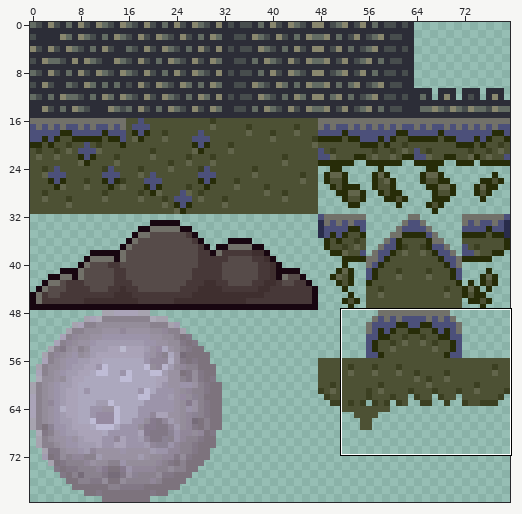
Sprite sheet: media/scene.png. The picture above shows the old version from afar; the outline marks the close-up.
Close-up. The starting point:
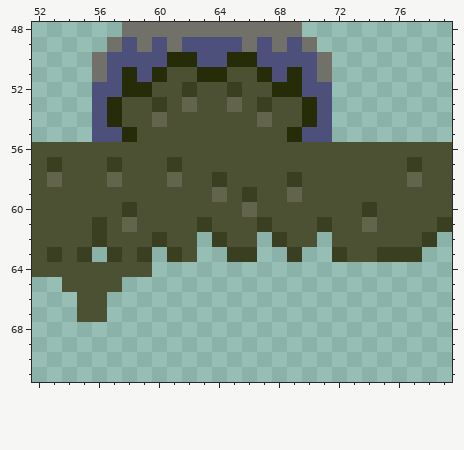
The file is 80x80 pixels. Colours within 5 levels of each other are drawn and written as one. Shown: x 52..79, y 48..71.
Once edited:
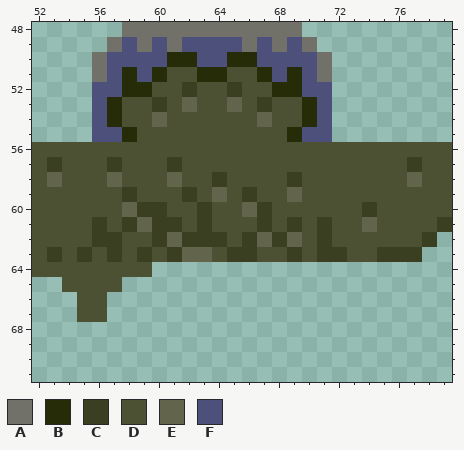
Palette (. is transparent): A #727169  B #272c08  C #3b3f21  D #4d5134  E #62654b  F #4c507a
Change:
@@ x 52..79 @@
 58 DEDDDEDDDEDDCDDDDCDDDDDDDEDD
-59 DDDDDDDDDDDDEDCDDEDDDDDDDDDD
-60 DDDDDDCDDDDDDDEDDDDDDDCDDDDD
-61 DDDDCDEDDDDCDDDCDDDCDDEDDDDC
-62 DDDDCDDDCDD.CDD.CDD.DDDDDDC.
-63 DCDC.CDC.CD..CC..C..CDDCCC..
+59 DDDDDDCDDDCDEDCDDEDDDDDDDDDD
+60 DDDDDDECCDDCDDECDDDDDDCDDDDD
+61 DDDDCDCECCDCDDDCDCDCDDEDDDDC
+62 DDDDCCDDCECCCDCECEDCDDDDDDC.
+63 DCDCDCDCDCEEDCCDDCDCCDDCCC..
 64 DDDDDDDD....................
